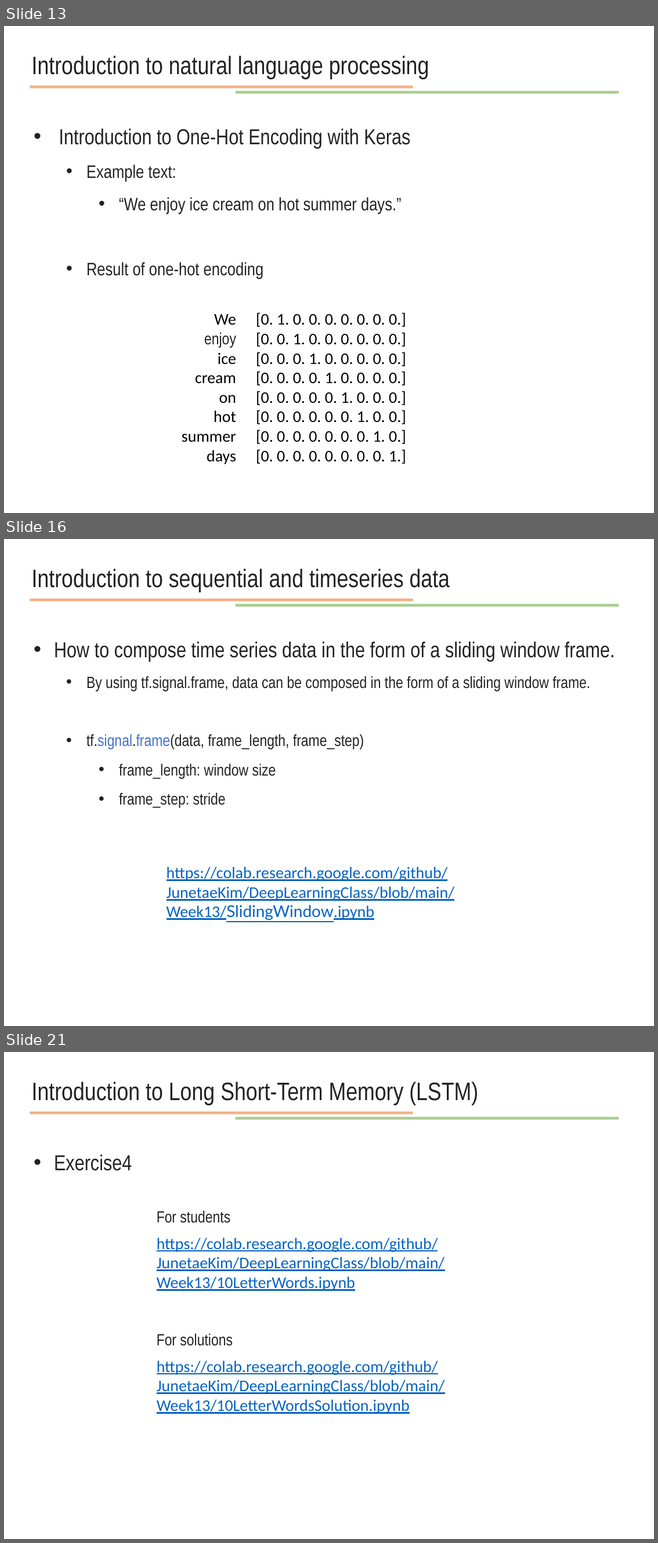
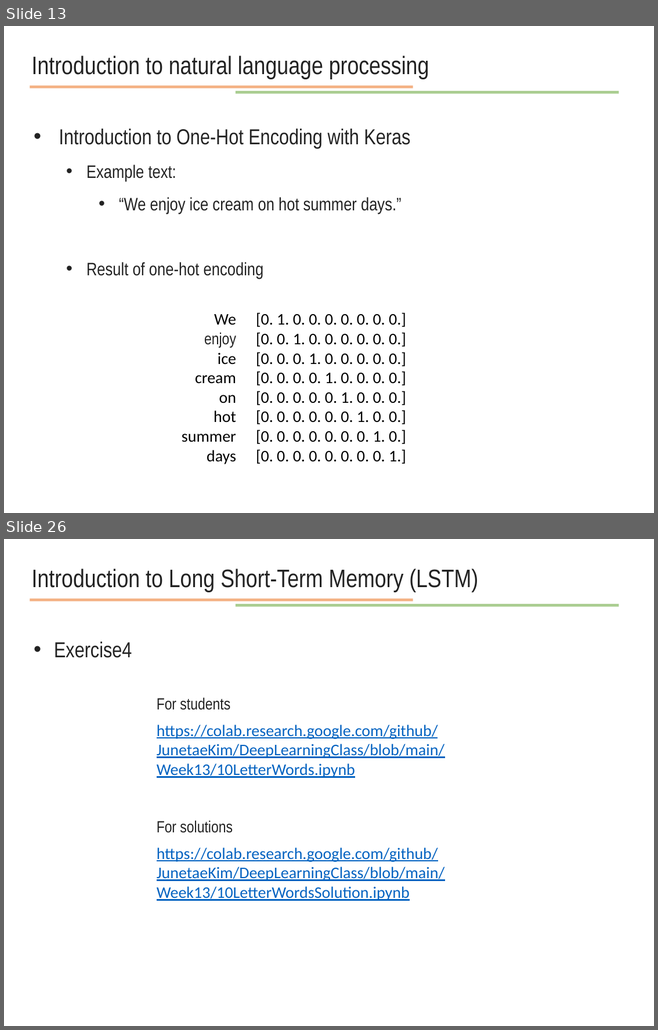
Before and after one commit to JunetaeKim/DeepLearningClass, a slide deck: Week14/week14 natural language processing.pptx. Shown one above the other, each under a label of ours: slides 13, 16 and 21 before the commit, slides 13 and 26 after it; the slides between them are not shown. The pictures are 658x1543 and 658x1030 pixels, drawn with LibreOffice and Linux fonts; fonts in the diff are those of the drawing. Boxes give left, top, right and bottom in pixels: in the first picture for what was removed or moved away, otherwise in the second. Text is boxed around its words. In the diff, an @@ line names an element or a change of style, - is before the commit and + after.

```diff
--- a/Week14/week14 natural language processing.pptx
+++ b/Week14/week14 natural language processing.pptx
@@ slide 16 removed at (x1=4, y1=539, x2=654, y2=1026), background #FFFFFF @@
@@ text removed at (x1=32, y1=569, x2=450, y2=592) @@
-Introduction to sequential and timeseries data
@@ line removed from (30, 600) to (412, 600) @@
@@ line removed from (235, 605) to (619, 605) @@
@@ text removed at (x1=54, y1=642, x2=615, y2=808) @@
-• How to compose time series data in the form of a sliding window frame.
-  • By using tf.signal.frame, data can be composed in the form of a sliding window frame.
-  • tf.signal.frame(data, frame_length, frame_step)
-    • frame_length: window size
-    • frame_step: stride
@@ text removed at (x1=166, y1=867, x2=455, y2=920) @@
-https://colab.research.google.com/github/JunetaeKim/DeepLearningClass/blob/main/Week13/SlidingWindow.ipynb
@@ what was slide 21 is now slide 26 @@
```
Also in this commit, not shown: 4 slides changed, 9 slides added, 3 other slides removed, 4 other files.
